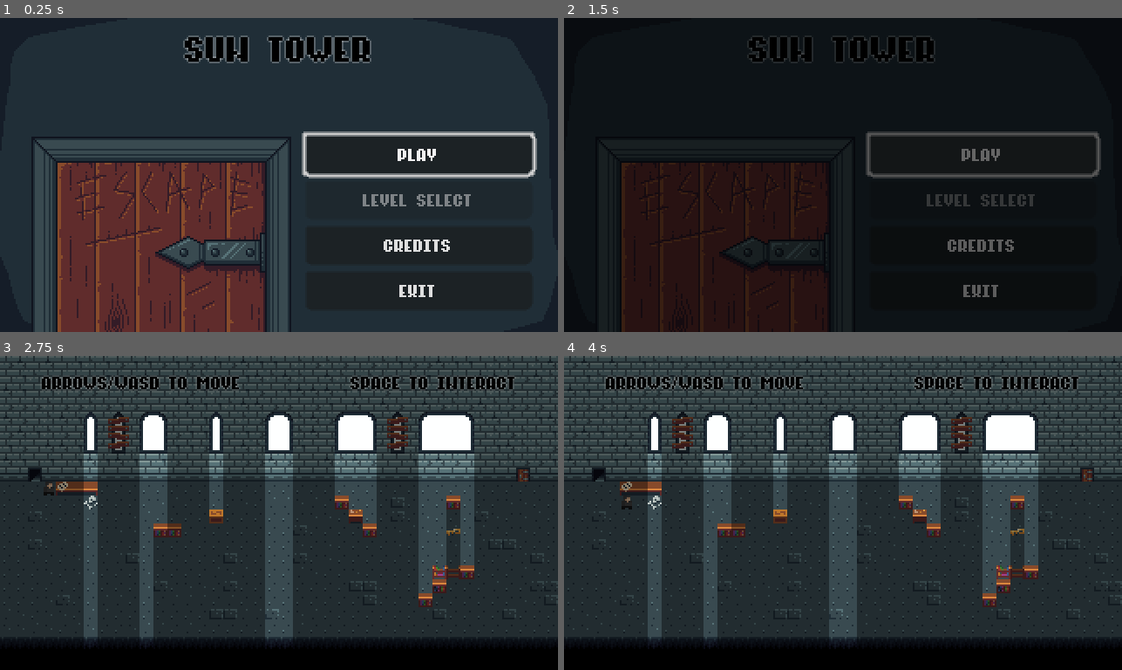
Above: before the commit, frames 1-4 (two rows, left to right).
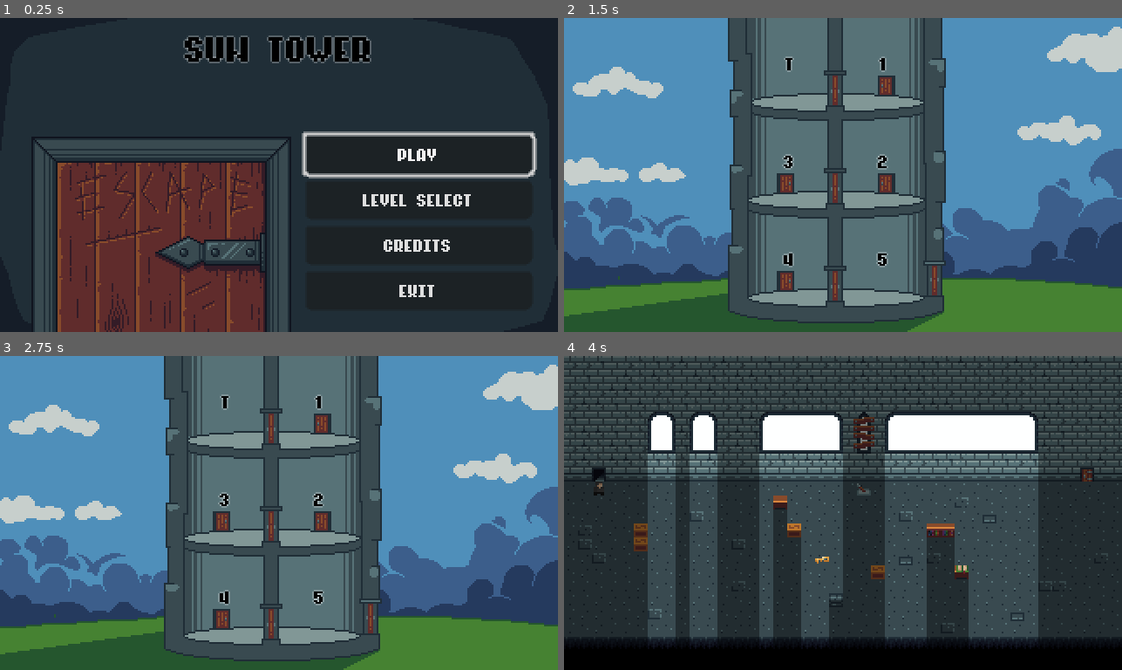
Above: after the commit, the same moments.

Repository: veren-damyanov/suntower
Game: Godot game, scene res://scenes/main_menu.tscn
The game is run twice, just before and just after one commit, with the same random seed, the same clock (stepped at 60 frames per second) and the same inputs.
Inputs (mouse positions are in pixels of both pictures, inside the frame that each line leads up to):
- Up to frame 1 (0.25 s): no input
- Up to frame 2 (1.5 s): click (982, 200) at 0.5 s, where only the run after the commit has a clickable "Level Select"; click (982, 153) at 1.25 s, where only the run before the commit has a clickable "play"
- Up to frame 3 (2.75 s): move the mouse to (401, 497) at 2.02 s; press the mouse at (401, 497) at 2.03 s; hold Right (right) from 2.03 s (still down)
- Up to frame 4 (4 s): tap Enter at 2.75 s; move the mouse to (731, 528) at 2.77 s; release Right (right) at 2.78 s; release the mouse at (731, 528) at 2.78 s; hold Down (down) 2.78-3.53 s; tap Space (interact) at 2.85, 3.5 s; click (731, 528) at 3.05 s; move the mouse to (898, 443) at 3.52 s; press the mouse at (898, 443) at 3.53 s; hold Right (right) from 3.53 s (still down)

The runs differ from the first frame. In frame 1, 0.4% of the frame differs, in the area x 65-85%, y 56-60%; in frame 2, 100%, in the area x 0-100%, y 0-100%; in frame 3, 93%; in frame 4, 28%.

Commit message:
Implement working level select

Diff:
--- a/project.godot
+++ b/project.godot
@@ -14,6 +14,10 @@
 run/main_scene="res://scenes/main_menu.tscn"
 config/features=PackedStringArray("4.2", "GL Compatibility")
 config/icon="res://icon.svg"
+
+[autoload]
+
+Global="*res://scripts/global.gd"
 
 [display]
 
@@ -58,6 +62,11 @@
 "events": [Object(InputEventKey,"resource_local_to_scene":false,"resource_name":"","device":-1,"window_id":0,"alt_press …(182 unchanged characters)…
 ]
 }
+mouse_left={
+"deadzone": 0.5,
+"events": [Object(InputEventMouseButton,"resource_local_to_scene":false,"resource_name":"","device":-1,"window_id":0,"alt_pressed":false,"shift_pressed":false,"ctrl_pressed":false,"meta_pressed":false,"button_mask":0,"position":Vector2(0, 0),"global_position":Vector2(0, 0),"factor":1.0,"button_index":1,"canceled":false,"pressed":false,"double_click":false,"script":null)
+]
+}
 
 [rendering]
 
--- /dev/null
+++ b/scenes/level_panel_left.tscn
@@ -0,0 +1,34 @@
+[gd_scene load_steps=5 format=3 uid="uid://bgljegb77eo52"]
+
+[ext_resource type="Texture2D" uid="uid://btqph4ave5npt" path="res://assets/sprites/hover-effect-1.png" id="1_74mo0"]
+[ext_resource type="Script" path="res://scripts/level_panel.gd" id="1_f8jrh"]
+[ext_resource type="Theme" uid="uid://ba8w7uwv0in7s" path="res://assets/standard.tres" id="1_u7k57"]
+
+[sub_resource type="RectangleShape2D" id="RectangleShape2D_siw5t"]
+size = Vector2(45, 54)
+
+[node name="LevelPanel" type="Area2D"]
+script = ExtResource("1_f8jrh")
+
+[node name="Hitbox" type="CollisionShape2D" parent="."]
+position = Vector2(-1, 0)
+shape = SubResource("RectangleShape2D_siw5t")
+
+[node name="Background" type="Sprite2D" parent="."]
+visible = false
+texture = ExtResource("1_74mo0")
+
+[node name="Title" type="Label" parent="."]
+anchors_preset = 15
+anchor_right = 1.0
+anchor_bottom = 1.0
+grow_horizontal = 2
+grow_vertical = 2
+theme = ExtResource("1_u7k57")
+text = "p"
+horizontal_alignment = 1
+vertical_alignment = 1
+
+[connection signal="input_event" from="." to="." method="_on_input_event"]
+[connection signal="mouse_entered" from="." to="." method="_on_mouse_entered"]
+[connection signal="mouse_exited" from="." to="." method="_on_mouse_exited"]
--- /dev/null
+++ b/scenes/level_panel_right.tscn
@@ -0,0 +1,34 @@
+[gd_scene load_steps=5 format=3 uid="uid://dfiy730rmfktb"]
+
+[ext_resource type="Script" path="res://scripts/level_panel.gd" id="1_aqvd8"]
+[ext_resource type="Texture2D" uid="uid://dswpq1nf2emvh" path="res://assets/sprites/hover-effect-2.png" id="2_hxu4f"]
+[ext_resource type="Theme" uid="uid://ba8w7uwv0in7s" path="res://assets/standard.tres" id="2_swr20"]
+
+[sub_resource type="RectangleShape2D" id="RectangleShape2D_siw5t"]
+size = Vector2(45, 54)
+
+[node name="LevelPanel" type="Area2D"]
+script = ExtResource("1_aqvd8")
+
+[node name="Hitbox" type="CollisionShape2D" parent="."]
+position = Vector2(-1, 0)
+shape = SubResource("RectangleShape2D_siw5t")
+
+[node name="Background" type="Sprite2D" parent="."]
+visible = false
+texture = ExtResource("2_hxu4f")
+
+[node name="Title" type="Label" parent="."]
+anchors_preset = 15
+anchor_right = 1.0
+anchor_bottom = 1.0
+grow_horizontal = 2
+grow_vertical = 2
+theme = ExtResource("2_swr20")
+text = "p"
+horizontal_alignment = 1
+vertical_alignment = 1
+
+[connection signal="input_event" from="." to="." method="_on_input_event"]
+[connection signal="mouse_entered" from="." to="." method="_on_mouse_entered"]
+[connection signal="mouse_exited" from="." to="." method="_on_mouse_exited"]
--- /dev/null
+++ b/scenes/level_select.tscn
@@ -0,0 +1,40 @@
+[gd_scene load_steps=5 format=3 uid="uid://b2g4qkjffe7yy"]
+
+[ext_resource type="Texture2D" uid="uid://d3sl4x74dbjcf" path="res://assets/sprites/level_select.png" id="1_pe8uu"]
+[ext_resource type="Script" path="res://scripts/level_select.gd" id="2_s6r7b"]
+[ext_resource type="PackedScene" uid="uid://bgljegb77eo52" path="res://scenes/level_panel_left.tscn" id="3_ujemk"]
+[ext_resource type="PackedScene" uid="uid://dfiy730rmfktb" path="res://scenes/level_panel_right.tscn" id="4_tdktk"]
+
+[node name="LevelSelect" type="Sprite2D"]
+texture = ExtResource("1_pe8uu")
+centered = false
+script = ExtResource("2_s6r7b")
+
+[node name="LevelPanel1" parent="." instance=ExtResource("3_ujemk")]
+position = Vector2(129, 26)
+title = "t"
+
+[node name="LevelPanel2" parent="." instance=ExtResource("4_tdktk")]
+position = Vector2(183, 26)
+title = "1"
+level = 1
+
+[node name="LevelPanel3" parent="." instance=ExtResource("4_tdktk")]
+position = Vector2(183, 82)
+title = "2"
+level = 2
+
+[node name="LevelPanel4" parent="." instance=ExtResource("3_ujemk")]
+position = Vector2(129, 82)
+title = "3"
+level = 3
+
+[node name="LevelPanel5" parent="." instance=ExtResource("3_ujemk")]
+position = Vector2(129, 138)
+title = "4"
+level = 4
+
+[node name="LevelPanel6" parent="." instance=ExtResource("4_tdktk")]
+position = Vector2(183, 138)
+title = "5"
+level = 5
--- a/scenes/main_menu.tscn
+++ b/scenes/main_menu.tscn
@@ -44,7 +44,6 @@
 
 [node name="Level Select" type="Button" parent="VerticalContainer/Buttons"]
 layout_mode = 2
-disabled = true
 text = "Level Select"
 
 [node name="Options" type="Button" parent="VerticalContainer/Buttons"]
--- /dev/null
+++ b/scripts/global.gd
@@ -0,0 +1,3 @@
+extends Node
+
+var level_idx = 0
--- a/scripts/level_manager.gd
+++ b/scripts/level_manager.gd
@@ -6,7 +6,7 @@
 const RED = Color8(100, 20, 20, 255)
 const GREEN = Color8(20, 100, 20, 255)
 
-var current_idx: int = 0
+var current_idx: int = Global.level_idx
 var current_level
 var unpausable = true
 var just_read = false
--- /dev/null
+++ b/scripts/level_panel.gd
@@ -0,0 +1,19 @@
+extends Area2D
+
+@export var title: String = 'p'
+@export var level: int = 0
+
+
+func _ready():
+    $Title.set_text(self.title)
+
+func _on_mouse_entered():
+    $Background.visible = true
+
+func _on_mouse_exited():
+    $Background.visible = false
+
+func _on_input_event(viewport, event, shape_idx):
+    if event.is_action_pressed('mouse_left'):
+        Global.level_idx = self.level
+        get_tree().change_scene_to_file('res://scenes/level_manager.tscn')
--- /dev/null
+++ b/scripts/level_select.gd
@@ -0,0 +1,6 @@
+extends Sprite2D
+
+
+func _input(event: InputEvent) -> void:
+    if event.is_action_pressed('pause'):
+        get_tree().change_scene_to_file('res://scenes/main_menu.tscn')
--- a/scripts/main_menu.gd
+++ b/scripts/main_menu.gd
@@ -14,9 +14,8 @@
 func _start_game() -> void:
     get_tree().change_scene_to_file('res://scenes/level_manager.tscn')
 
-
 func _on_level_select_pressed():
-    pass # Replace with function body.
+    get_tree().change_scene_to_file('res://scenes/level_select.tscn')
 
 func _on_options_pressed() -> void:
     get_tree().change_scene_to_file('res://scenes/options.tscn')
Binary file added: assets/sprites/hover-effect-1.png
Not shown, added: assets/sprites/hover-effect-1.png.import
Binary file added: assets/sprites/hover-effect-2.png
Not shown, added: assets/sprites/hover-effect-2.png.import
Binary file added: assets/sprites/level_select.png
Not shown, added: assets/sprites/level_select.png.import
